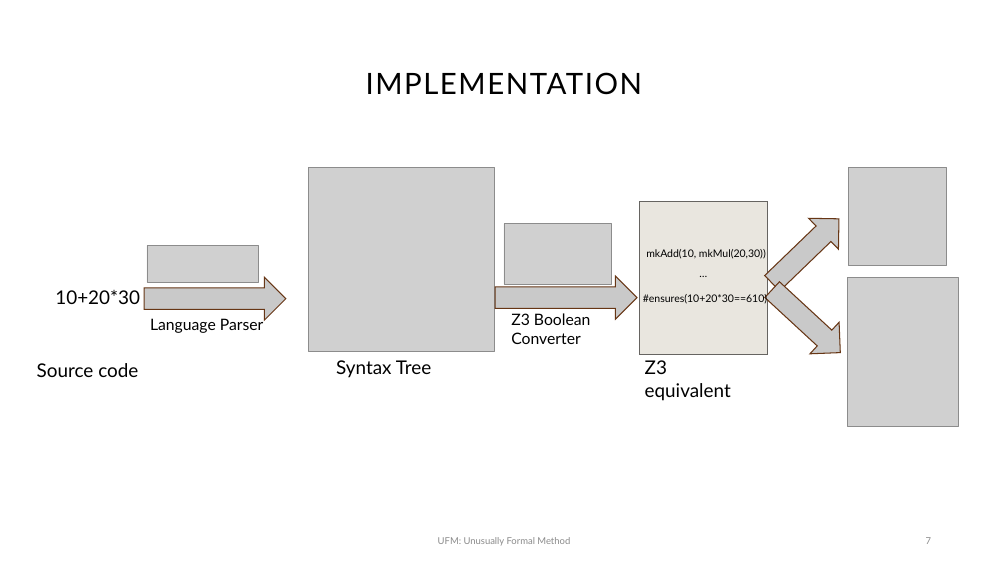
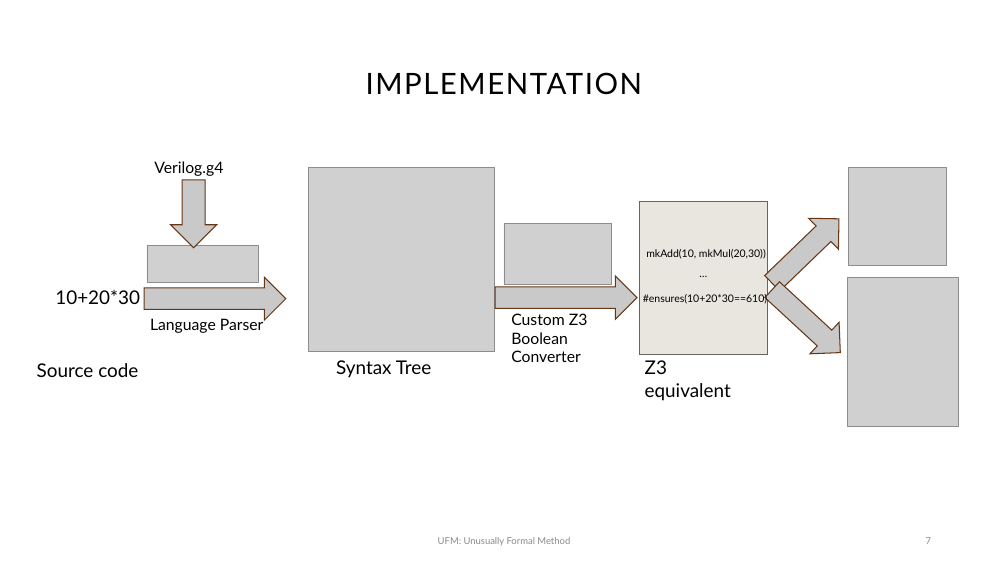
Before and after one commit to murrowow/verilog_program_verifier, a slide deck: slide 7 of Unusually Formal Method.pptx. Drawn at 1008x567 pixels with LibreOffice and Linux fonts; fonts in the diff are those of the drawing; grey boxes stand for pictures. Boxes give left, top, right and bottom in pixels: in the first picture for what was removed or moved away, otherwise in the second. Text is boxed around its words. In the diff, an @@ line names an element or a change of style, - is before the commit and + after.

```diff
--- a/Unusually Formal Method.pptx
+++ b/Unusually Formal Method.pptx
@@ text added at <box>154,161,223,176</box>, 15 pt, text #000000 @@
+Verilog.g4
@@ right arrow added at <box>171,180,217,248</box>, fill #C9C9C9, outline #683715 1 pt @@
@@ text at <box>511,313,588,362</box>: text changed @@
-Z3 Boolean Converter
+Custom Z3 Boolean Converter
```
Also in this commit, not shown: 8 other slides changed, 1 slide added, 2 slides removed, 3 other files.
